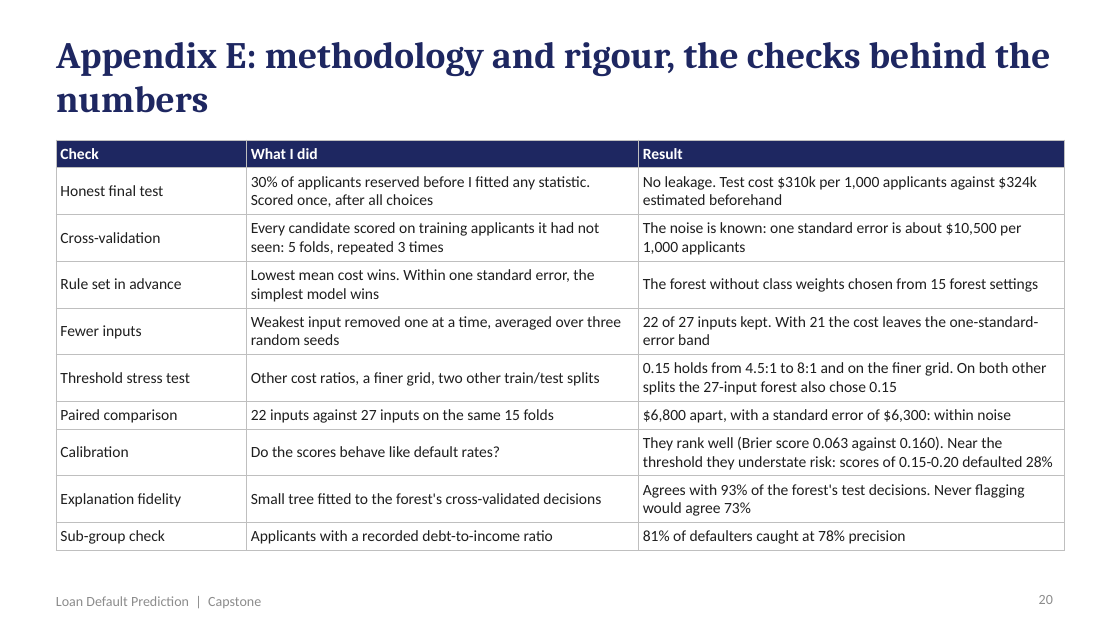
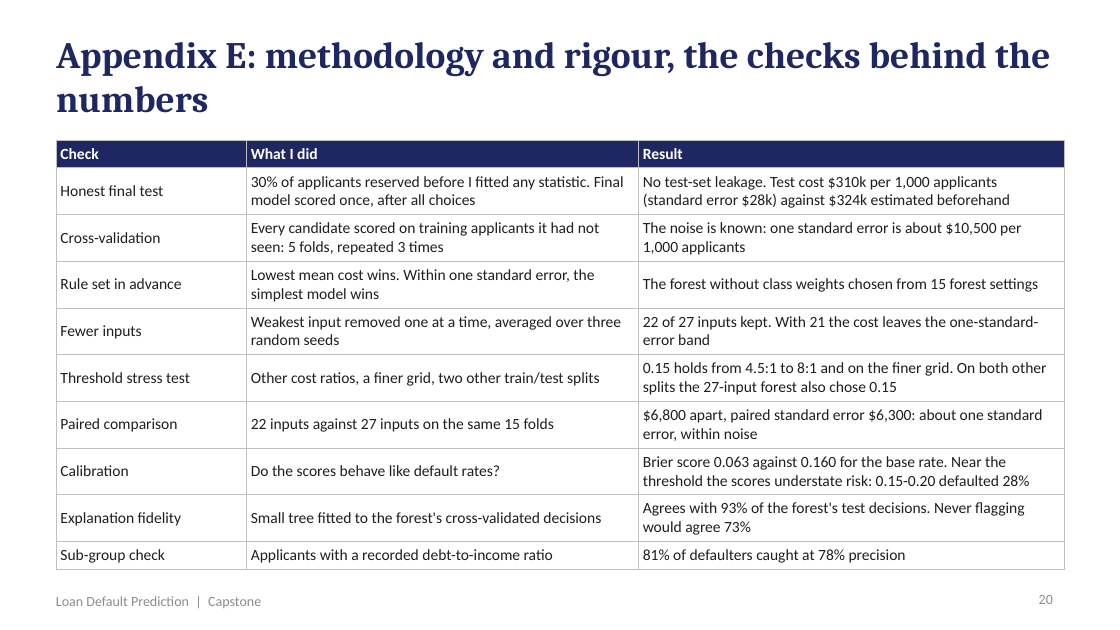
Before and after one commit to shubham1891/Personal-code, a slide deck: slide 20 of presentation/Loan_Default_Prediction_Presentation.pptx. Drawn at 1120x630 pixels with LibreOffice and Linux fonts; fonts in the diff are those of the drawing. Boxes give left, top, right and bottom in pixels: in the first picture for what was removed or moved away, otherwise in the second. Text is boxed around its words. In the diff, an @@ line names an element or a change of style, - is before the commit and + after.

```diff
--- a/presentation/Loan_Default_Prediction_Presentation.pptx
+++ b/presentation/Loan_Default_Prediction_Presentation.pptx
@@ table at box(56, 140, 1064, 567) @@
-row 2, column 2: 30% of applicants reserved before I fitted any statistic. Scored once, after all choices
+row 2, column 2: 30% of applicants reserved before I fitted any statistic. Final model scored once, after all choices
-row 2, column 3: No leakage. Test cost $310k per 1,000 applicants against $324k estimated beforehand
+row 2, column 3: No test-set leakage. Test cost $310k per 1,000 applicants (standard error $28k) against $324k estimated beforehand
-row 7, column 3: $6,800 apart, with a standard error of $6,300: within noise
+row 7, column 3: $6,800 apart, paired standard error $6,300: about one standard error, within noise
-row 8, column 3: They rank well (Brier score 0.063 against 0.160). Near the threshold they understate risk: scores of 0.15-0.20 defaulted 28%
+row 8, column 3: Brier score 0.063 against 0.160 for the base rate. Near the threshold the scores understate risk: 0.15-0.20 defaulted 28%
```
Also in this commit, not shown: 7 other slides changed, 6 other files.
